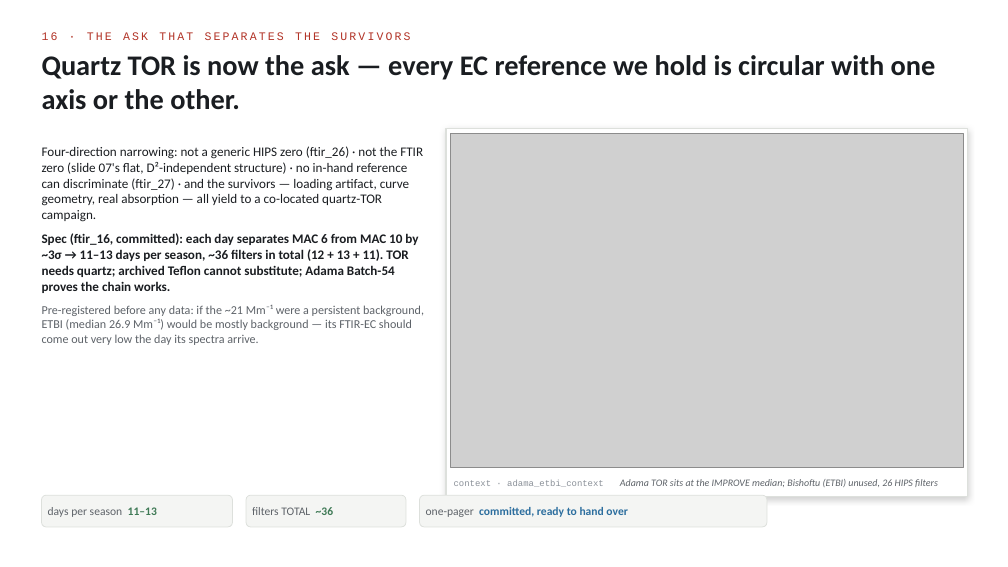
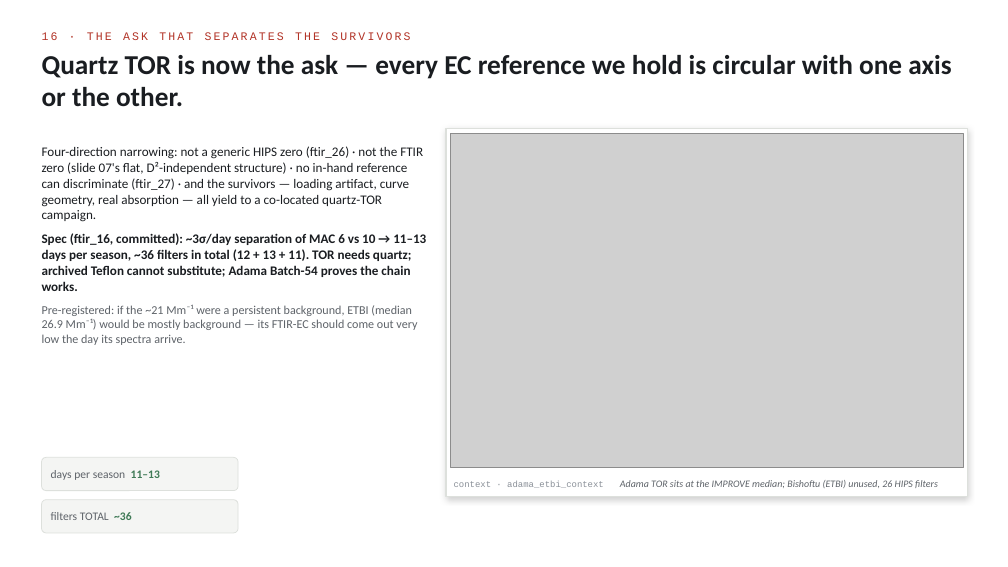
Before and after one commit to ahzs645/aethmodular, a slide deck: slide 18 of research/ftir_ec_phase3/deliverables/ann_briefing_2026-08-12.pptx. Drawn at 1008x567 pixels with LibreOffice and Linux fonts; fonts in the diff are those of the drawing; grey boxes stand for pictures. Boxes give left, top, right and bottom in pixels: in the first picture for what was removed or moved away, otherwise in the second. Text is boxed around its words. In the diff, an @@ line names an element or a change of style, - is before the commit and + after.

```diff
--- a/research/ftir_ec_phase3/deliverables/ann_briefing_2026-08-12.pptx
+++ b/research/ftir_ec_phase3/deliverables/ann_briefing_2026-08-12.pptx
@@ text "Quartz TOR is now the ..." at [42,55,951,107]: size 27 to 26 pt @@
@@ text at [42,233,426,345]: text changed @@
-Spec (ftir_16, committed): each day separates MAC 6 from MAC 10 by ~3σ → 11–13 days per season, ~36 filters in total (12 + 13 + 11). TOR needs quartz; archived Teflon cannot substitute; Adama Batch-54 proves the chain works.
-Pre-registered before any data: if the ~21 Mm⁻¹ were a persistent background, ETBI (median 26.9 Mm⁻¹) would be mostly background — its FTIR-EC should come out very low the day its spectra arrive.
+Spec (ftir_16, committed): ~3σ/day separation of MAC 6 vs 10 → 11–13 days per season, ~36 filters in total (12 + 13 + 11). TOR needs quartz; archived Teflon cannot substitute; Adama Batch-54 proves the chain works.
+Pre-registered: if the ~21 Mm⁻¹ were a persistent background, ETBI (median 26.9 Mm⁻¹) would be mostly background — its FTIR-EC should come out very low the day its spectra arrive.
@@ rounded rectangle: place and size @@
-rounded rectangle at [42,495,232,527]
+rounded rectangle at [42,457,238,491]
@@ rounded rectangle at [42,457,238,491]: proportions changed @@
@@ text "days per season 11–13": place and size @@
-text "days per season 11–13" at [48,507,157,517]
+text "days per season 11–13" at [51,470,160,480]
@@ rounded rectangle at [42,500,238,533]: proportions changed @@
@@ rounded rectangle: place and size @@
-rounded rectangle at [246,495,406,527]
+rounded rectangle at [42,500,238,533]
@@ text "filters TOTAL ~36": place and size @@
-text "filters TOTAL ~36" at [252,507,333,515]
+text "filters TOTAL ~36" at [51,512,131,520]
@@ rounded rectangle removed at [420,495,767,527] @@
@@ text removed at [426,507,627,517] @@
-one-pager committed, ready to hand over
```
Also in this commit, not shown: 17 other slides changed, 1 other file.
